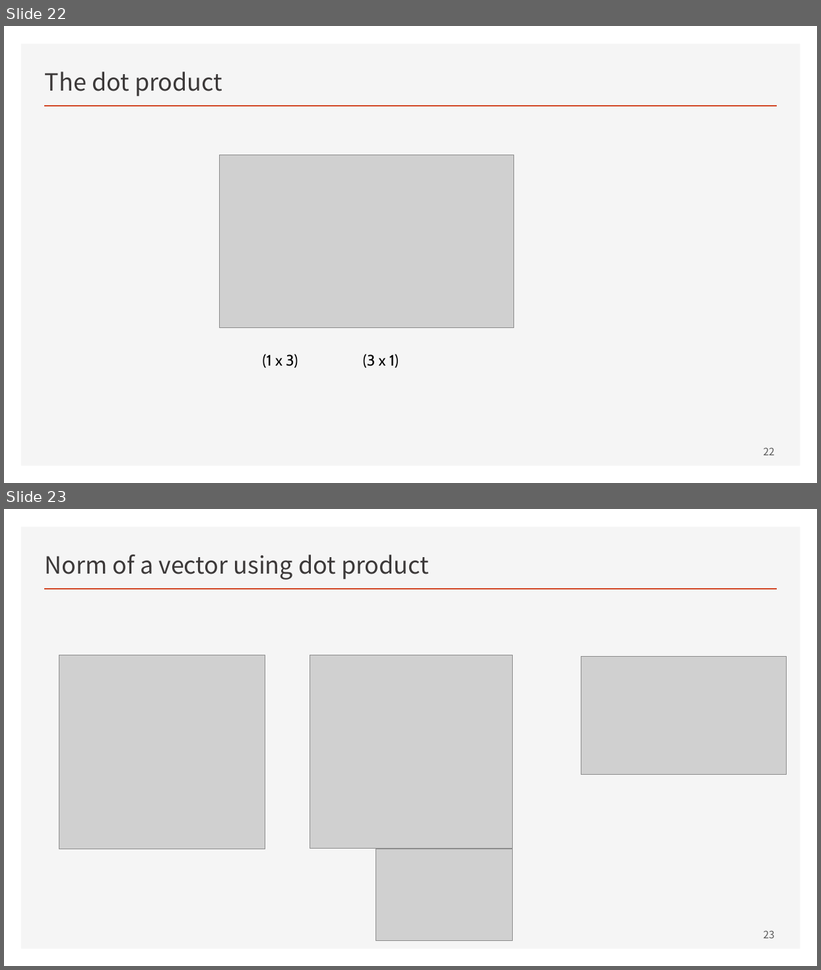
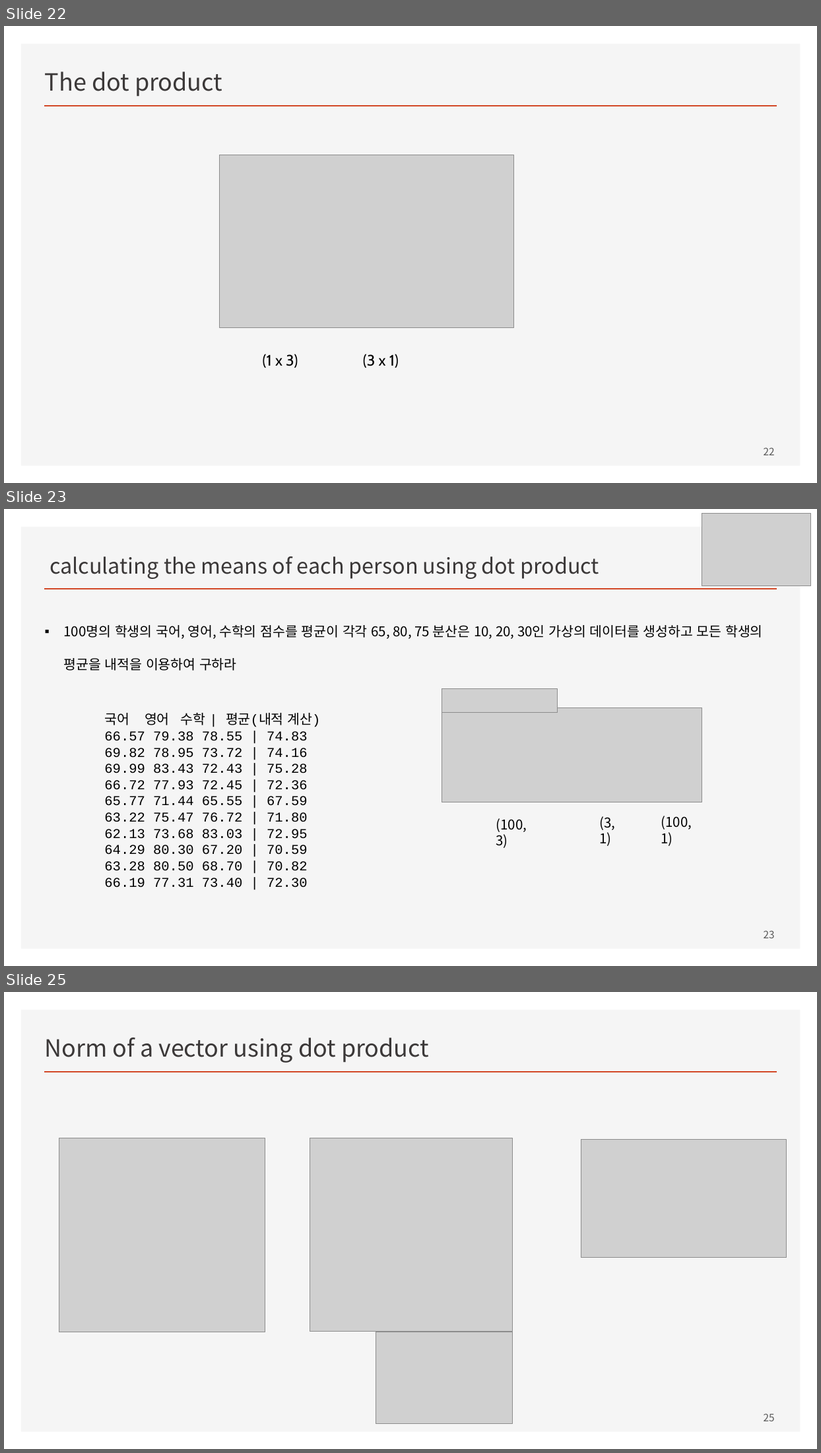
Before and after one commit to ancestor9/mathematics-for-machine-learning, a slide deck: w3_Vectors_and_Linear_Transformations.pptx. Shown one above the other, each under a label of ours: slides 22 and 23 before the commit, slides 22, 23 and 25 after it; the slides between them are not shown. The pictures are 821x970 and 821x1453 pixels, drawn with LibreOffice and Linux fonts; fonts in the diff are those of the drawing; grey boxes stand for pictures. Boxes give left, top, right and bottom in pixels: in the first picture for what was removed or moved away, otherwise in the second. Text is boxed around its words. In the diff, an @@ line names an element or a change of style, - is before the commit and + after.

```diff
--- a/w3_Vectors_and_Linear_Transformations.pptx
+++ b/w3_Vectors_and_Linear_Transformations.pptx
@@ slide 23 added at (4, 509, 817, 966), background #FFFFFF; not listed: 2 template elements that a slide beside it also shows @@
@@ picture added at (702, 513, 811, 586) @@
@@ title added at (50, 557, 599, 579), 25.2 pt, text #3B3838 @@
+calculating the means of each person using dot product
@@ text added at (64, 625, 763, 671), 16 pt, text #000000 @@
+▪ 100명의 학생의 국어, 영어, 수학의 점수를 평균이 각각 65, 80, 75 분산은 10, 20, 30인 가상의 데이터를 생성하고 모든 학생의 평균을 내적을 이용하여 구하라
@@ picture added at (442, 689, 557, 713) @@
@@ text added at (104, 713, 320, 888), 16 pt, text #000000 @@
+국어 영어 수학 | 평균(내적 계산)
+66.57 79.38 78.55 | 74.83
+69.82 78.95 73.72 | 74.16
+69.99 83.43 72.43 | 75.28
+66.72 77.93 72.45 | 72.36
+65.77 71.44 65.55 | 67.59
+63.22 75.47 76.72 | 71.80
+62.13 73.68 83.03 | 72.95
+64.29 80.30 67.20 | 70.59
+63.28 80.50 68.70 | 70.82
+66.19 77.31 73.40 | 72.30
@@ picture added at (442, 708, 702, 803) @@
@@ text added at (496, 819, 527, 848), 16 pt, text #000000 @@
+(100, 3)
@@ text added at (599, 817, 615, 846), 16 pt, text #000000 @@
+(3, 1)
@@ text added at (661, 816, 692, 846), 16 pt, text #000000 @@
+(100, 1)
@@ page number added at (764, 931, 775, 939), 12 pt, text #595959 @@
+23
@@ what was slide 23 is now slide 25 @@
@@ page number at (764, 1414, 775, 1422): text changed @@
-23
+25
```
Also in this commit, not shown: 3 slides changed, 2 other slides added.
